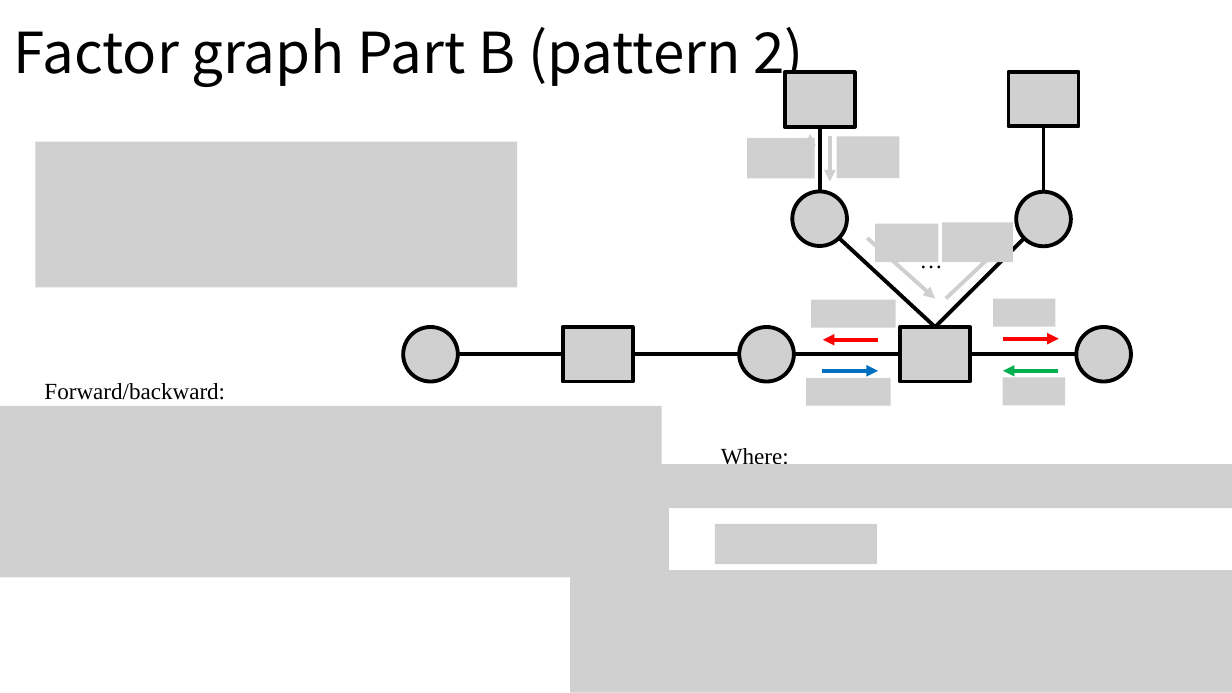
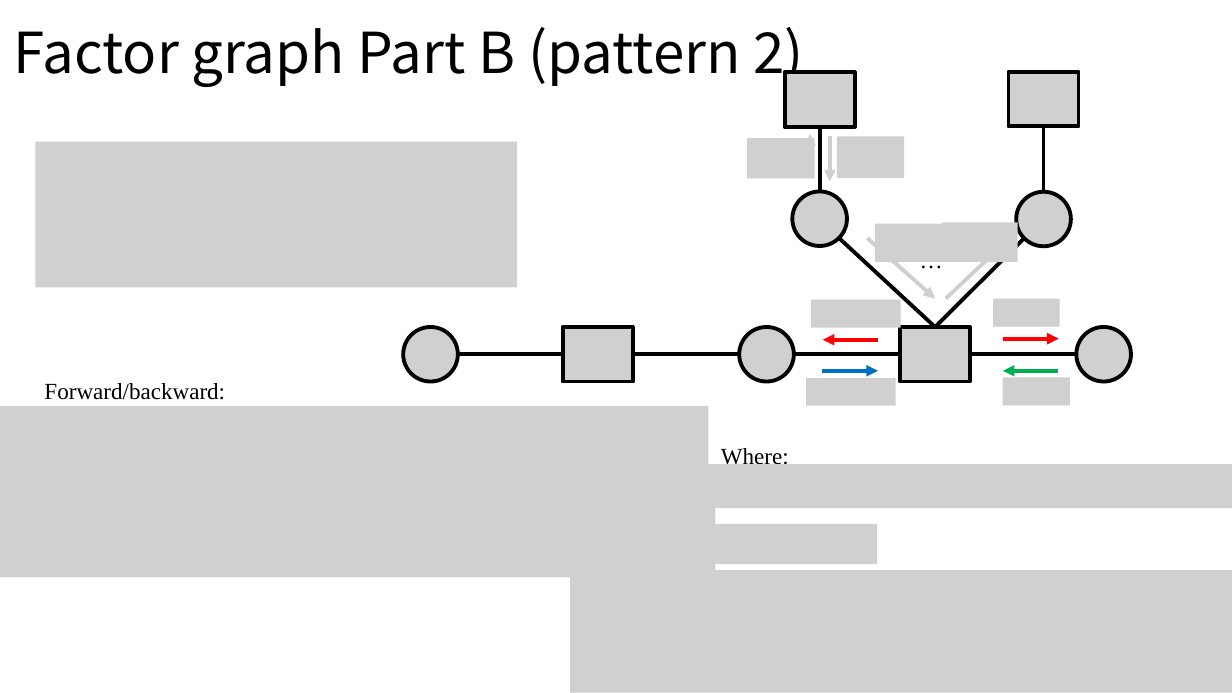
Before and after one commit to Brook1711/RIS-Angular-Domain, a slide deck: slide 21 of doc/RIS-angular-domain组会汇报.pptx. Drawn at 1232x693 pixels with LibreOffice and Linux fonts; fonts in the diff are those of the drawing; grey boxes stand for pictures. Boxes give left, top, right and bottom in pixels: in the first picture for what was removed or moved away, otherwise in the second. Text is boxed around its words. In the diff, an @@ line names an element or a change of style, - is before the commit and + after.

```diff
--- a/doc/RIS-angular-domain组会汇报.pptx
+++ b/doc/RIS-angular-domain组会汇报.pptx
@@ picture: place and size @@
-picture at (837,137,900,178)
+picture at (837,137,905,178)
@@ picture: place and size @@
-picture at (875,224,939,262)
+picture at (875,224,944,262)
@@ picture: place and size @@
-picture at (943,223,1014,262)
+picture at (943,223,1019,262)
@@ picture: place and size @@
-picture at (811,299,897,327)
+picture at (811,299,901,327)
@@ picture: place and size @@
-picture at (994,299,1055,326)
+picture at (994,299,1060,326)
@@ picture: place and size @@
-picture at (807,378,891,406)
+picture at (807,378,897,406)
@@ picture: place and size @@
-picture at (1003,377,1066,405)
+picture at (1003,377,1070,405)
@@ picture: place and size @@
-picture at (0,406,662,494)
+picture at (0,406,709,494)
@@ picture: place and size @@
-picture at (0,490,669,578)
+picture at (0,490,715,578)
```
Also in this commit, not shown: 1 other slide changed, 4 other files.
